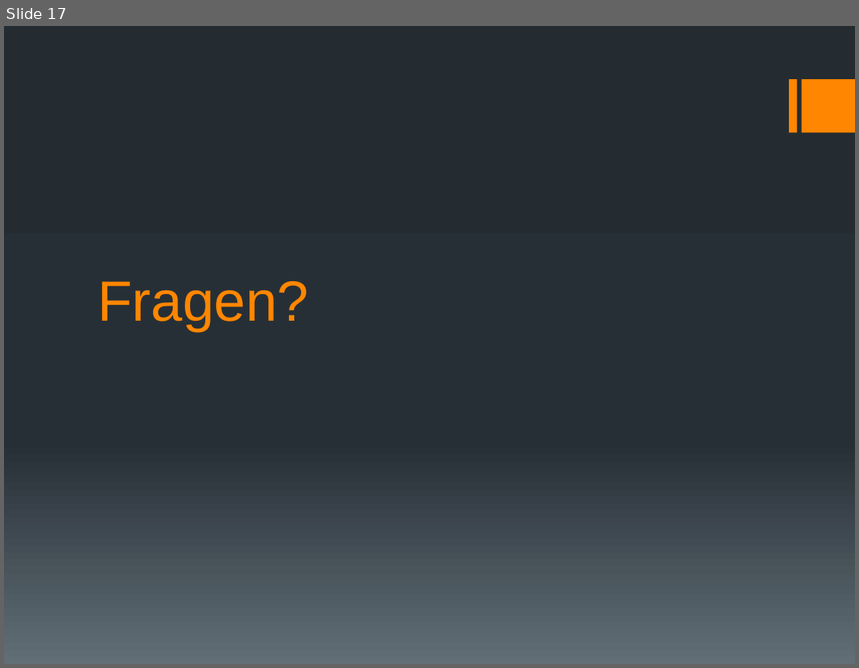
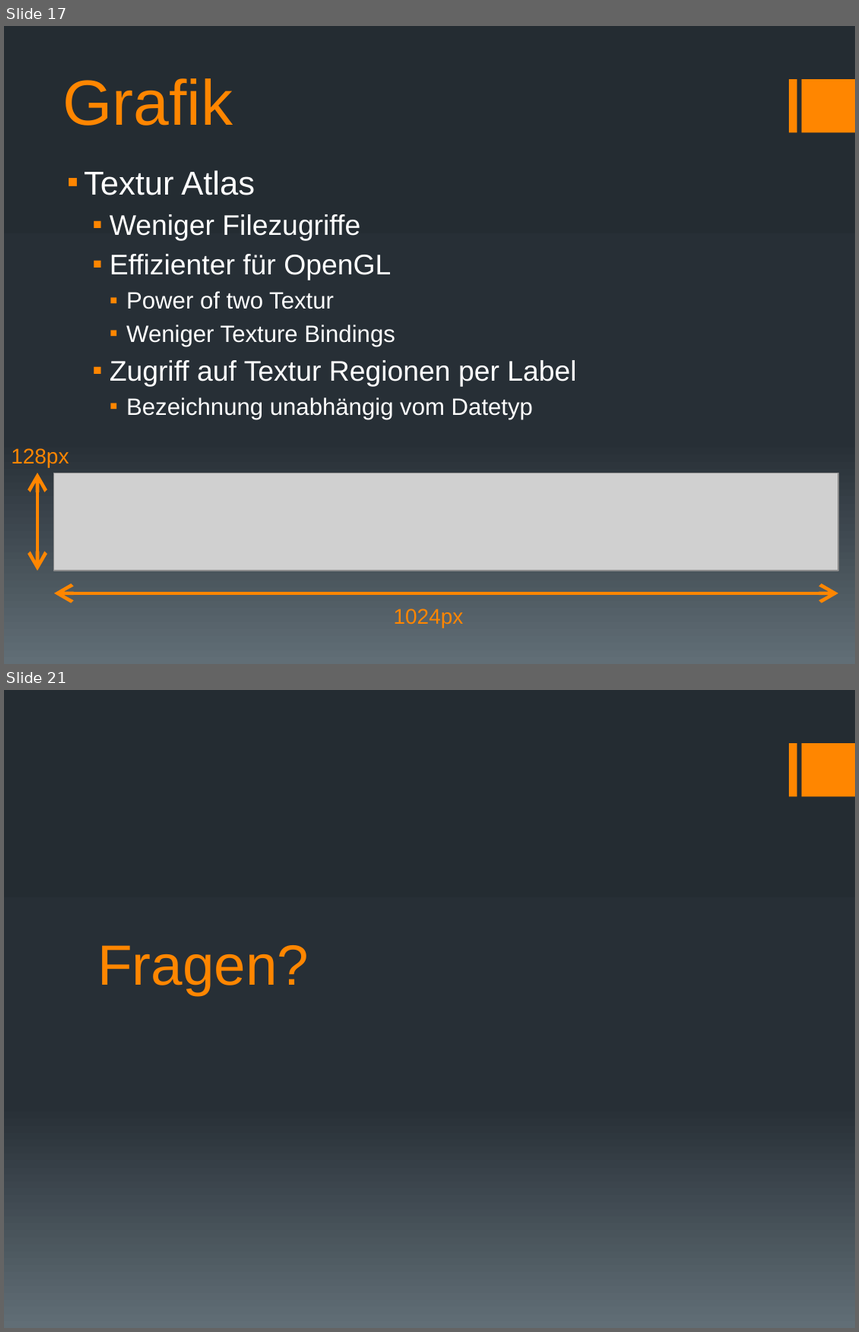
Before and after one commit to docker-apps/Docker, a slide deck: Documents/Design/Design_Präsentation_v1.pptx. Shown one above the other, each under a label of ours: slide 17 before the commit, slides 17 and 21 after it; the slides between them are not shown. The pictures are 859x668 and 859x1332 pixels, drawn with LibreOffice and Linux fonts; fonts in the diff are those of the drawing; grey boxes stand for pictures. Boxes give left, top, right and bottom in pixels: in the first picture for what was removed or moved away, otherwise in the second. Text is boxed around its words. In the diff, an @@ line names an element or a change of style, - is before the commit and + after.

Commit message:
Präsentation um Grafikteil erweitert.

```diff
--- a/Documents/Design/Design_Präsentation_v1.pptx
+++ b/Documents/Design/Design_Präsentation_v1.pptx
@@ slide 17 added at [4, 26, 855, 664], background gradient #242C33 to #273037 to #636D76; not listed: 2 template elements that a slide beside it also shows @@
@@ title added at [63, 78, 233, 126], 54 pt, text #FF8600 @@
+Grafik
@@ text added at [84, 170, 576, 420], 24 pt, text #FFFFFF @@
+▪ Textur Atlas
+  ▪ Weniger Filezugriffe
+  ▪ Effizienter für OpenGL
+    ▪ Power of two Textur
+    ▪ Weniger Texture Bindings
+  ▪ Zugriff auf Textur Regionen per Label
+    ▪ Bezeichnung unabhängig vom Datetyp
@@ text added at [11, 449, 69, 468], 18 pt, text #FF8600 @@
+128px
@@ double arrow added from (37, 571) to (37, 473), #FF8600 3 pt @@
@@ picture added at [54, 473, 838, 571] @@
@@ double arrow added from (54, 594) to (838, 594), #FF8600 3 pt @@
@@ text added at [394, 609, 464, 628], 18 pt, text #FF8600 @@
+1024px
@@ what was slide 17 is now slide 21 @@
```
Also in this commit, not shown: 4 other slides added, 1 slide removed, 13 other files.
